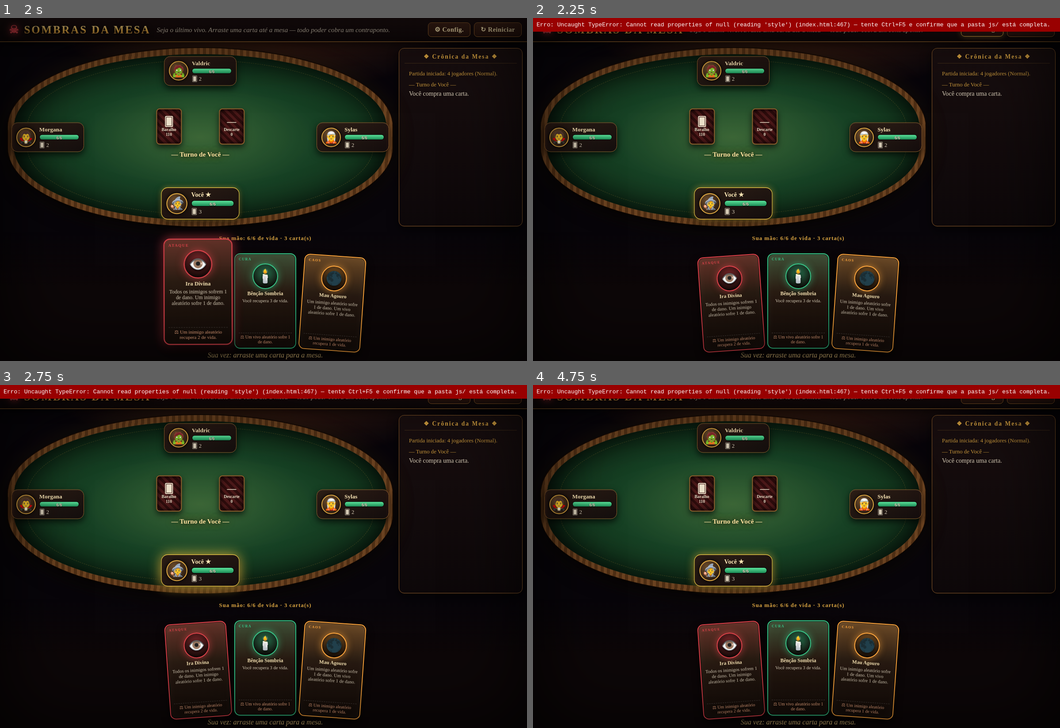
Above: before the commit, frames 1-4 (two rows, left to right).
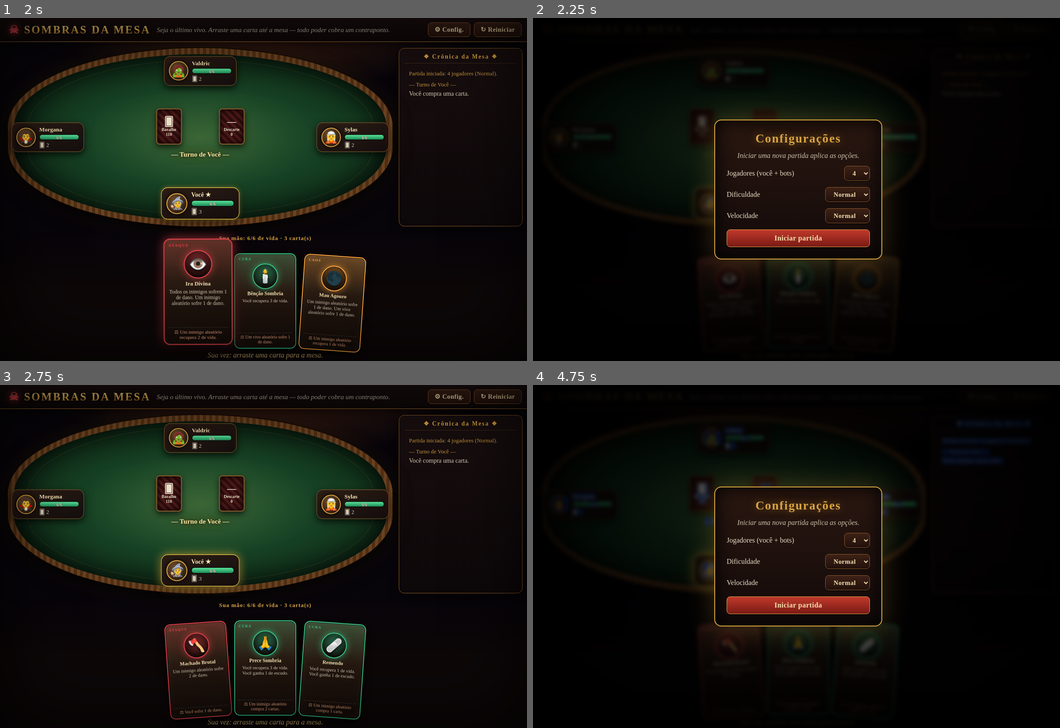
Above: after the commit, the same moments.

Repository: treedrewlife/cardgame_teste
Game: browser game, page index.html
Same seed, same stepped clock (60 frames per second), same inputs: the game is played once before the commit and once after it.
Inputs (mouse positions are in pixels of both pictures, inside the frame that each line leads up to; where the layout moved, square brackets give the same spot in the first picture):
- Up to frame 1 (2 s): click "Iniciar partida" at 0.27 s; click "↻ Reiniciar" at 0.52 s; move the mouse to (263, 223) at 1.07 s; click (200, 340) at 1.27 s; move the mouse to (163, 155) at 1.67 s; click (194, 261) at 1.87 s
- Up to frame 2 (2.25 s): click "⚙ Config." at 2.02 s
- Up to frame 3 (2.75 s): press the mouse at (368, 508) [368, 505] at 2.27 s; release the mouse at (263, 491) at 2.4 s; click (263, 604) at 2.47 s, where only the run after the commit has a clickable "Iniciar partida"
- Up to frame 4 (4.75 s): move the mouse to (875, 625) at 2.87 s; click (733, 662) at 3.07 s; move the mouse to (670, 642) [664, 642] at 3.47 s; click (865, 662) at 3.67 s; press the mouse at (796, 491) at 4.07 s; release the mouse at (749, 676) [743, 676] at 4.2 s; click (796, 707) at 4.27 s; click (980, 395) at 4.52 s, where only the run after the commit has a clickable "⚙ Config."; move the mouse to (954, 573) [949, 573] at 4.67 s

Frame 1 is identical in both runs. In frame 2, 36% of the frame differs, in the area x 0-100%, y 0-100%; in frame 3, 5.8%; in frame 4, 36%.
Error before the commit: TypeError: Cannot read properties of null (reading 'style')

Commit message:
Update index.html

Diff:
--- a/index.html
+++ b/index.html
@@ -464,7 +464,8 @@
     bindDrag();
     UI.showMenu('Sombras da Mesa', 'Arraste cartas para a mesa. Todo poder tem um preço.', false);
   };
-  UI.showMenu = (t, m, c) => { $('menuTitle').textContent = t; $('menuMsg').textContent = m; $('btnClose').style.display = c ? '' : 'none'; $('menu').classList.remove('hidden'); };
+  //UI.showMenu = (t, m, c) => { $('menuTitle').textContent = t; $('menuMsg').textContent = m; $('btnClose').style.display = c ? '' : 'none'; $('menu').classList.remove('hidden'); };
+  UI.showMenu = (t, m, c) => { const title = $('menuTitle'); const msg = $('menuMsg'); const close = $('btnClose'); const menu = $('menu'); if (!title || !msg || !menu) { console.error('Erro: elementos do menu não encontrados.'); return; } title.textContent = t; msg.textContent = m; if (close) {close.style.display = c ? '' : 'none';} menu.classList.remove('hidden');};
   UI.hideMenu = () => $('menu').classList.add('hidden');
   UI.hint = t => $('hint').textContent = t;
   UI.reset = () => { document.querySelectorAll('.rv,.fnum,.ghost').forEach(e => e.remove()); $('log').innerHTML = ''; UI.awaiting = false; $('fx').textContent = 'A mesa aguarda...'; UI.hint(''); };
